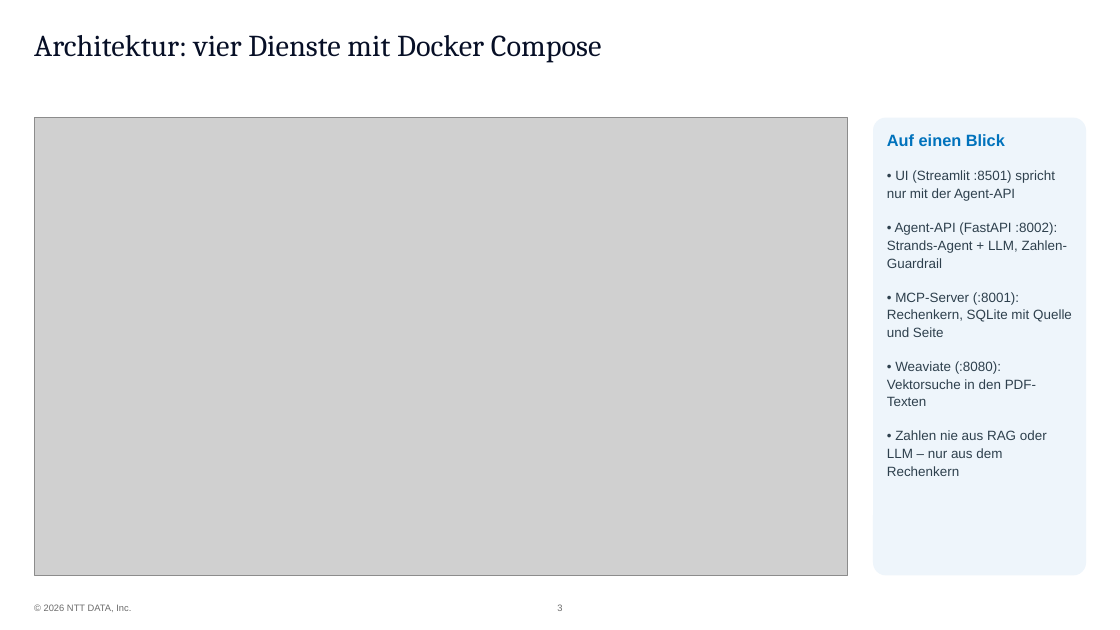
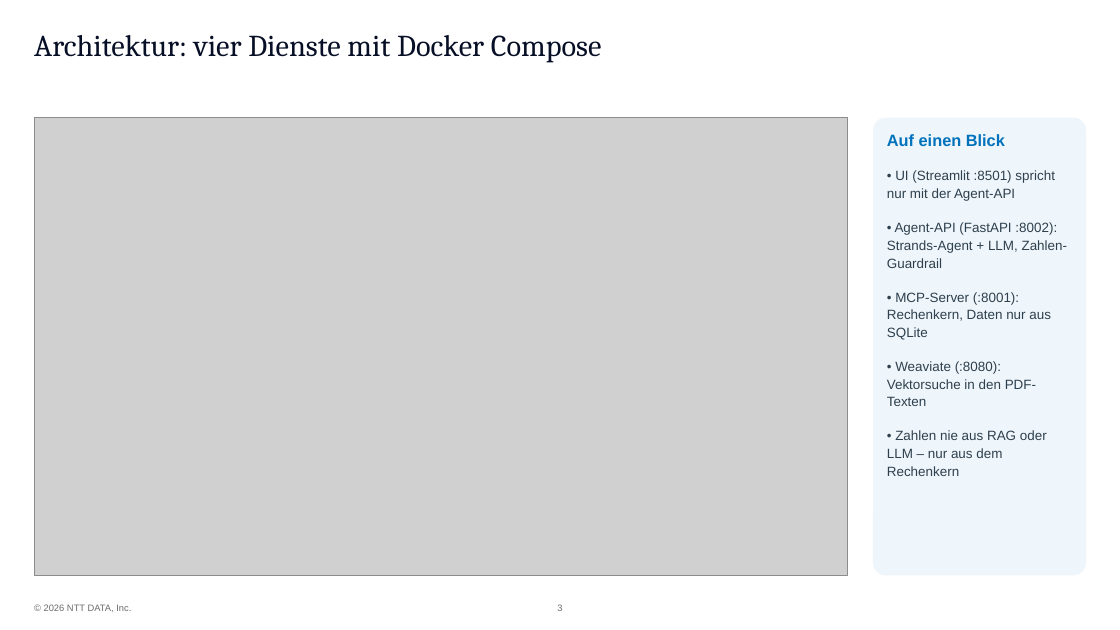
Before and after one commit to ValentinIliu1212/realBasket, a slide deck: slide 3 of hackathon/RealBasket_Hackathon_Demo_DE.pptx. Drawn at 1120x630 pixels with LibreOffice and Linux fonts; fonts in the diff are those of the drawing; grey boxes stand for pictures; background and template pictures are left out. Boxes give left, top, right and bottom in pixels: in the first picture for what was removed or moved away, otherwise in the second. Text is boxed around its words. In the diff, an @@ line names an element or a change of style, - is before the commit and + after.

Commit message:
SQLite is the single read source; PDFs are only read by the import
- storage/sqlite_store.py: validated dataset tables (prices, cpi, base amounts, printed ECLI, city rents, state coverage, checks, meta) written in one transaction with the provenance rows; load_dataset() reads SQLite read-only, cached per import id; dataset_info()

- data/basket.py: load_basket() reads from SQLite (RealDataError with import hint if missing, no implicit import)

- MCP snapshot exposes data_store metadata; tool docstrings, prompts, reports and monitoring paths (data -> sqlite) aligned

- tests: session SQLite fixture (conftest), lossless round trip, no PDF read at runtime, missing DB, failed import keeps data (138 green)

- docs: README, docs/*, hackathon decks (DE/EN, in place; keeps EN cover edit) and hackathon/architecture-detailed.md/.pdf

```diff
--- a/hackathon/RealBasket_Hackathon_Demo_DE.pptx
+++ b/hackathon/RealBasket_Hackathon_Demo_DE.pptx
@@ text in rounded rectangle at bbox=[887, 292, 1051, 340]: text changed @@
-• MCP-Server (:8001): Rechenkern, SQLite mit Quelle und Seite
+• MCP-Server (:8001): Rechenkern, Daten nur aus SQLite
```
Also in this commit, not shown: 2 other slides changed, 22 other files.
